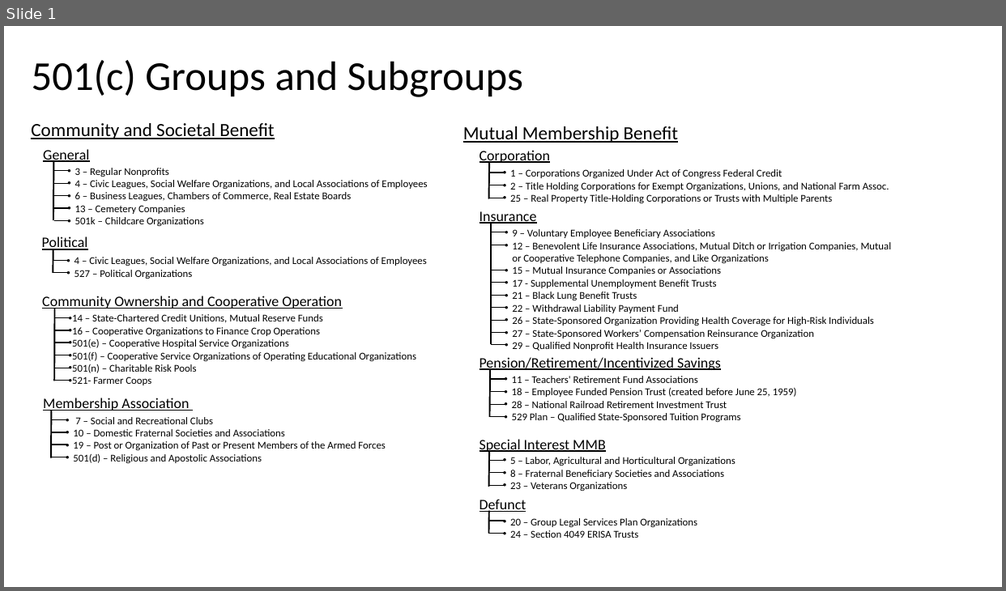
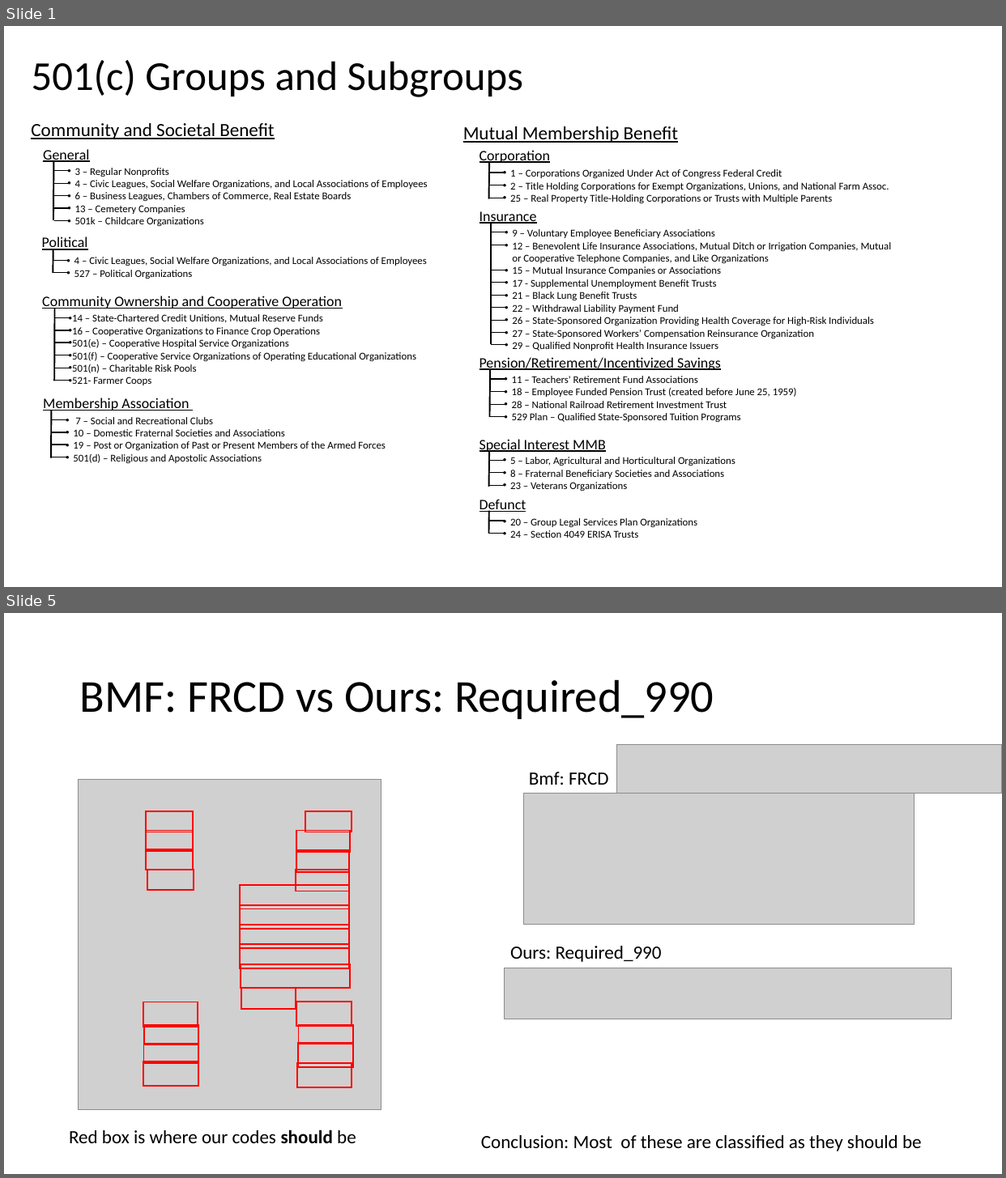
Before and after one commit to Nonprofit-Open-Data-Collective/metadata-standards, a slide deck: tax-exempt-status/501ctype-groups.pptx. Shown one above the other, each under a label of ours: slide 1 before the commit, slides 1 and 5 after it; the slides between them are not shown. The pictures are 1006x591 and 1006x1178 pixels, drawn with LibreOffice and Linux fonts; fonts in the diff are those of the drawing; grey boxes stand for pictures. Boxes give left, top, right and bottom in pixels: in the first picture for what was removed or moved away, otherwise in the second. Text is boxed around its words. In the diff, an @@ line names an element or a change of style, - is before the commit and + after.

```diff
--- a/tax-exempt-status/501ctype-groups.pptx
+++ b/tax-exempt-status/501ctype-groups.pptx
@@ slide 5 added at bbox=[4, 613, 1002, 1174], background #FFFFFF @@
@@ title added at bbox=[80, 679, 714, 719], 44 pt, text #000000 @@
+BMF: FRCD vs Ours: Required_990
@@ picture added at bbox=[617, 744, 1002, 794] @@
@@ picture added at bbox=[78, 779, 381, 1110] @@
@@ text added at bbox=[529, 772, 608, 785], 18 pt, text #000000 @@
+Bmf: FRCD
@@ picture added at bbox=[524, 793, 914, 924] @@
@@ rectangle added at bbox=[147, 811, 193, 833], outline #FF0000 1.5 pt @@
@@ rectangle added at bbox=[147, 831, 193, 852], outline #FF0000 1.5 pt @@
@@ rectangle added at bbox=[296, 831, 350, 853], outline #FF0000 1.5 pt @@
@@ rectangle added at bbox=[305, 811, 351, 833], outline #FF0000 1.5 pt @@
@@ rectangle added at bbox=[147, 850, 193, 871], outline #FF0000 1.5 pt @@
@@ rectangle added at bbox=[296, 850, 350, 872], outline #FF0000 1.5 pt @@
@@ rectangle added at bbox=[147, 870, 194, 891], outline #FF0000 1.5 pt @@
@@ rectangle added at bbox=[296, 870, 349, 892], outline #FF0000 1.5 pt @@
@@ rectangle added at bbox=[239, 885, 348, 909], outline #FF0000 1.5 pt @@
@@ rectangle added at bbox=[239, 905, 348, 930], outline #FF0000 1.5 pt @@
@@ rectangle added at bbox=[239, 924, 348, 948], outline #FF0000 1.5 pt @@
@@ rectangle added at bbox=[239, 944, 348, 969], outline #FF0000 1.5 pt @@
@@ text added at bbox=[510, 946, 662, 962], 18 pt, text #000000 @@
+Ours: Required_990
@@ rectangle added at bbox=[241, 965, 350, 989], outline #FF0000 1.5 pt @@
@@ picture added at bbox=[504, 969, 952, 1020] @@
@@ rectangle added at bbox=[241, 988, 296, 1009], outline #FF0000 1.5 pt @@
@@ rectangle added at bbox=[143, 1003, 198, 1027], outline #FF0000 1.5 pt @@
@@ rectangle added at bbox=[144, 1025, 198, 1044], outline #FF0000 1.5 pt @@
@@ rectangle added at bbox=[296, 1002, 351, 1026], outline #FF0000 1.5 pt @@
@@ rectangle added at bbox=[298, 1025, 353, 1044], outline #FF0000 1.5 pt @@
@@ rectangle added at bbox=[144, 1045, 198, 1063], outline #FF0000 1.5 pt @@
@@ rectangle added at bbox=[298, 1043, 353, 1067], outline #FF0000 1.5 pt @@
@@ rectangle added at bbox=[143, 1062, 198, 1086], outline #FF0000 1.5 pt @@
@@ rectangle added at bbox=[297, 1063, 352, 1088], outline #FF0000 1.5 pt @@
@@ text added at bbox=[69, 1130, 356, 1144], 18 pt, text #000000 @@
+Red box is where our codes should be
@@ text added at bbox=[481, 1135, 922, 1152], 18 pt, text #000000 @@
+Conclusion: Most of these are classified as they should be
```
Also in this commit, not shown: 11 other slides added.
